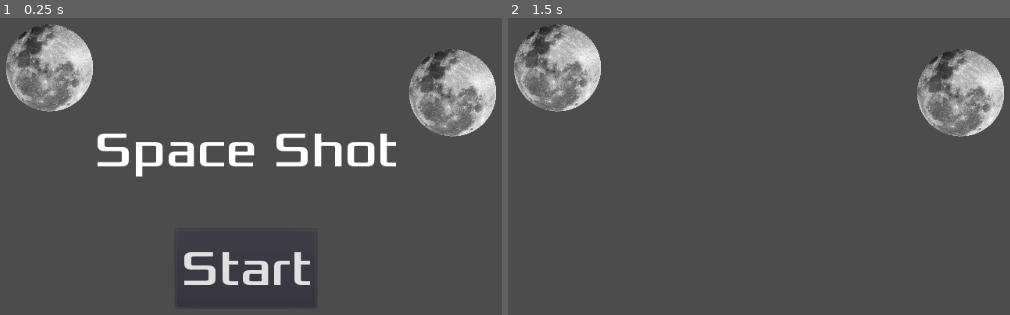
Above: before the commit, frames 1-2 (left to right).
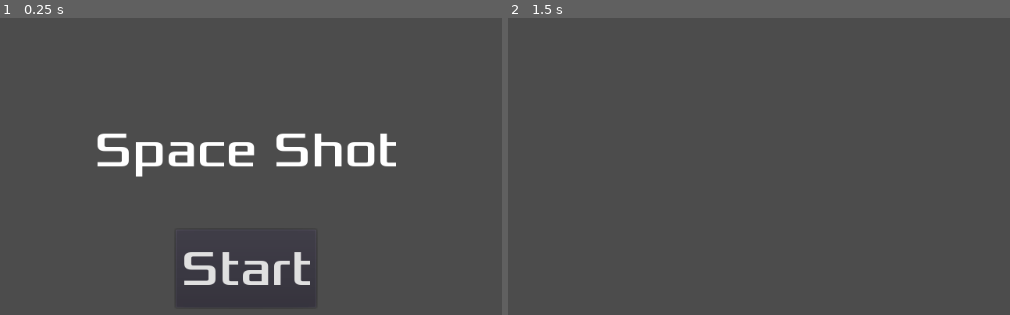
Above: after the commit, the same moments.

Repository: jonasblanc/MOONSHOT
Game: Godot game, scene res://src/Main.tscn
The game is run twice, just before and just after one commit, with the same random seed, the same clock (stepped at 60 frames per second) and the same inputs.
Inputs:
- Up to frame 1 (0.25 s): no input
- Up to frame 2 (1.5 s): click "Start" at 0.5 s; tap Enter at 1.25 s

The runs differ from the first frame. In frame 1, 7.0% of the frame differs, in the area x 1-99%, y 2-41%; in frame 2, 7.0%.

Commit message:
Update main

Diff:
--- a/SpaceShot/src/Main.tscn
+++ b/SpaceShot/src/Main.tscn
@@ -1,16 +1,9 @@
-[gd_scene load_steps=4 format=2]
+[gd_scene load_steps=3 format=2]
 
 [ext_resource path="res://src/Main.gd" type="Script" id=1]
 [ext_resource path="res://src/HUD.tscn" type="PackedScene" id=2]
-[ext_resource path="res://src/Planet.tscn" type="PackedScene" id=3]
 
 [node name="Main" type="Node"]
 script = ExtResource( 1 )
 
 [node name="HUD" parent="." instance=ExtResource( 2 )]
-
-[node name="Planet" parent="." instance=ExtResource( 3 )]
-position = Vector2( 776.517, 226.779 )
-
-[node name="Planet2" parent="." instance=ExtResource( 3 )]
-position = Vector2( 260.517, 194.779 )
